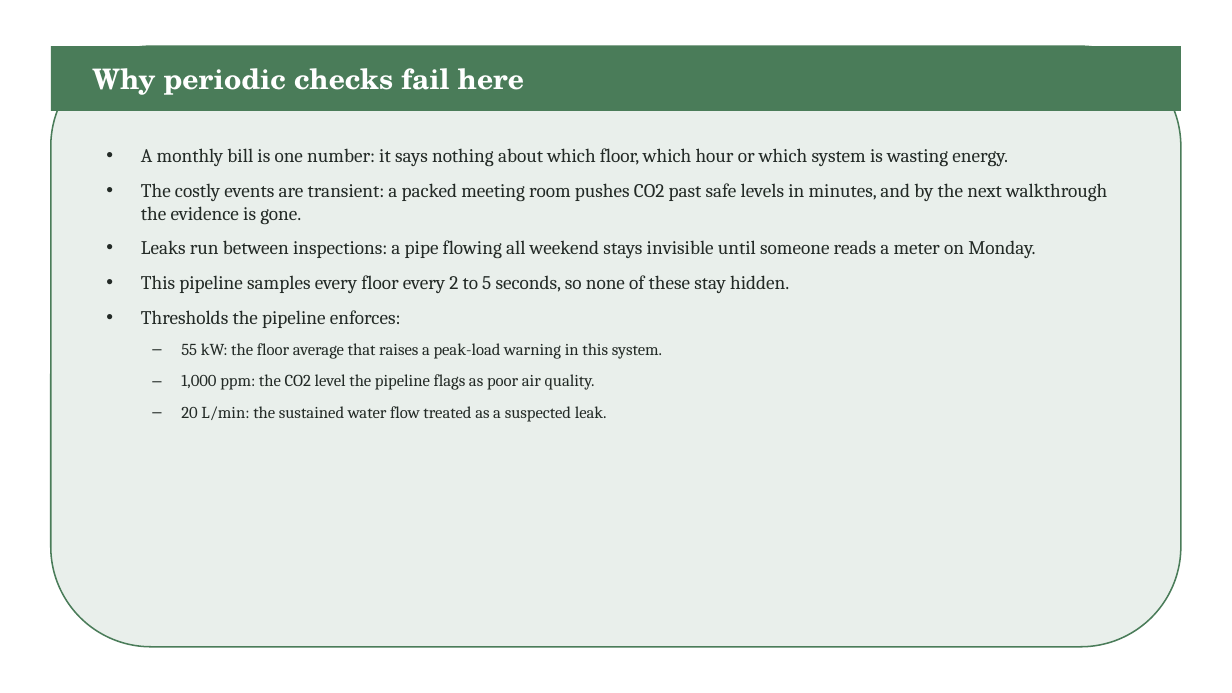
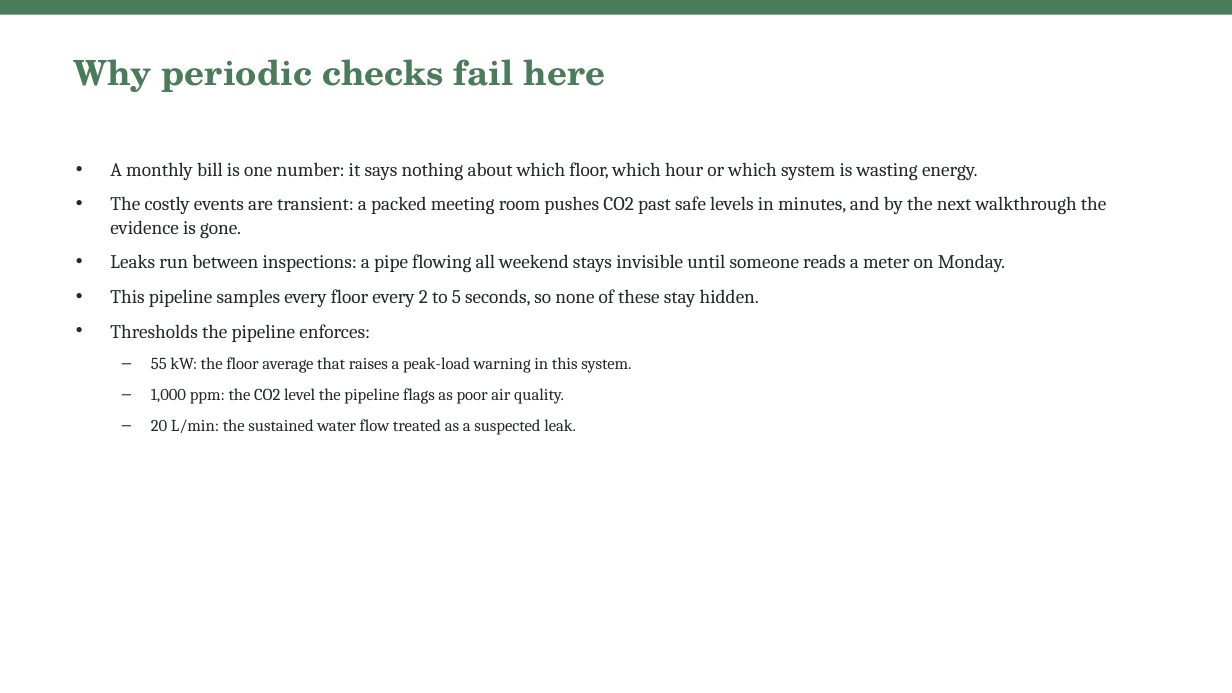
Before and after one commit to valletivarish/FEC_version_2, a slide deck: slide 2 of ppt/smart-building-energy.pptx. Drawn at 1232x693 pixels with LibreOffice and Linux fonts; fonts in the diff are those of the drawing. Boxes give left, top, right and bottom in pixels: in the first picture for what was removed or moved away, otherwise in the second. Text is boxed around its words. In the diff, an @@ line names an element or a change of style, - is before the commit and + after.

Commit message:
Redesign project 12 (smart-building-energy) deck off the panel layout it shared with Uday's delivered deck; now on unique topline layout

```diff
--- a/ppt/smart-building-energy.pptx
+++ b/ppt/smart-building-energy.pptx
@@ rectangle resized from (x1=51, y1=46, x2=1181, y2=111) to (x1=0, y1=0, x2=1232, y2=15) @@
@@ rounded rectangle removed at (x1=51, y1=46, x2=1181, y2=647) @@
@@ title "Why periodic checks fail here" moved from (x1=92, y1=68, x2=524, y2=95) to (x1=74, y1=59, x2=605, y2=92) @@
@@ title "Why periodic checks fail here" at (x1=74, y1=59, x2=605, y2=92): size 22 to 27 pt, text colour #FFFFFF to #4A7C59; vertical alignment middle to top @@
@@ text "A monthly bill is one ..." rewrapped from (x1=141, y1=148, x2=1107, y2=422) to (x1=110, y1=162, x2=1106, y2=435) @@
```
Also in this commit, not shown: 4 other slides changed.
